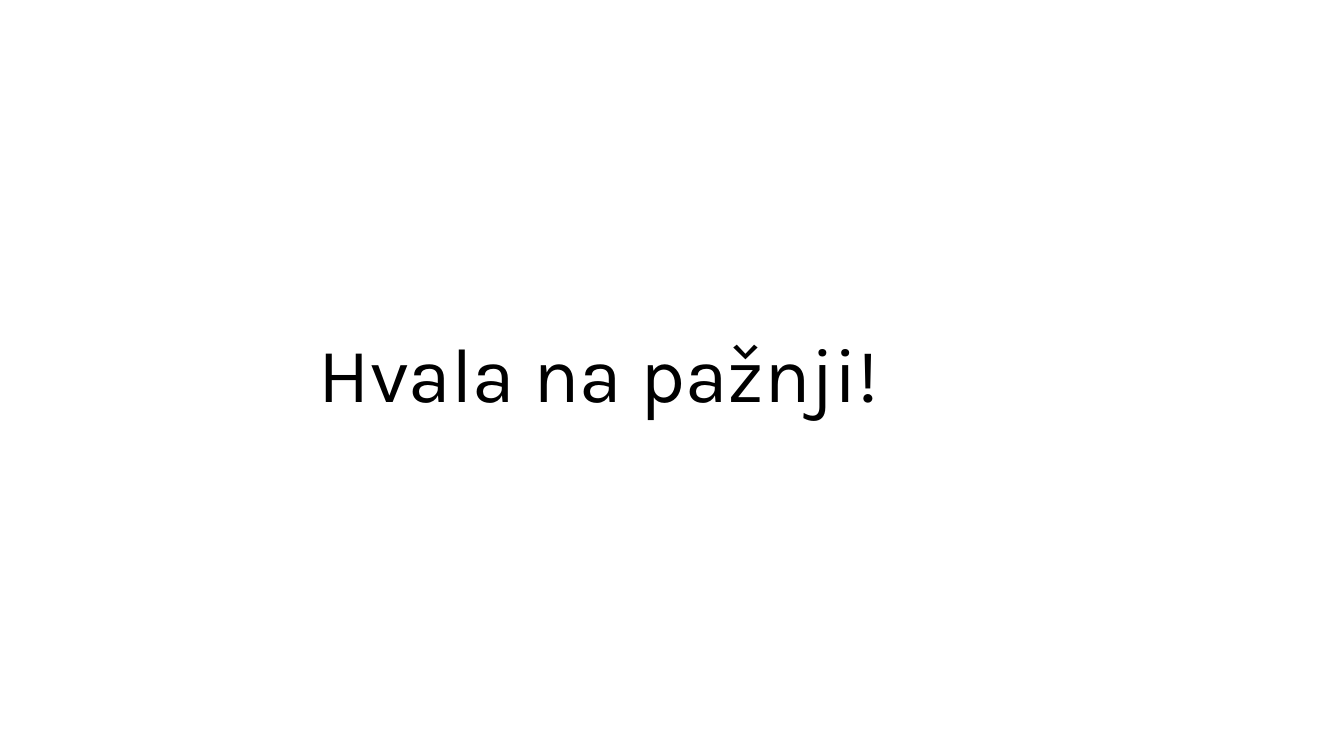
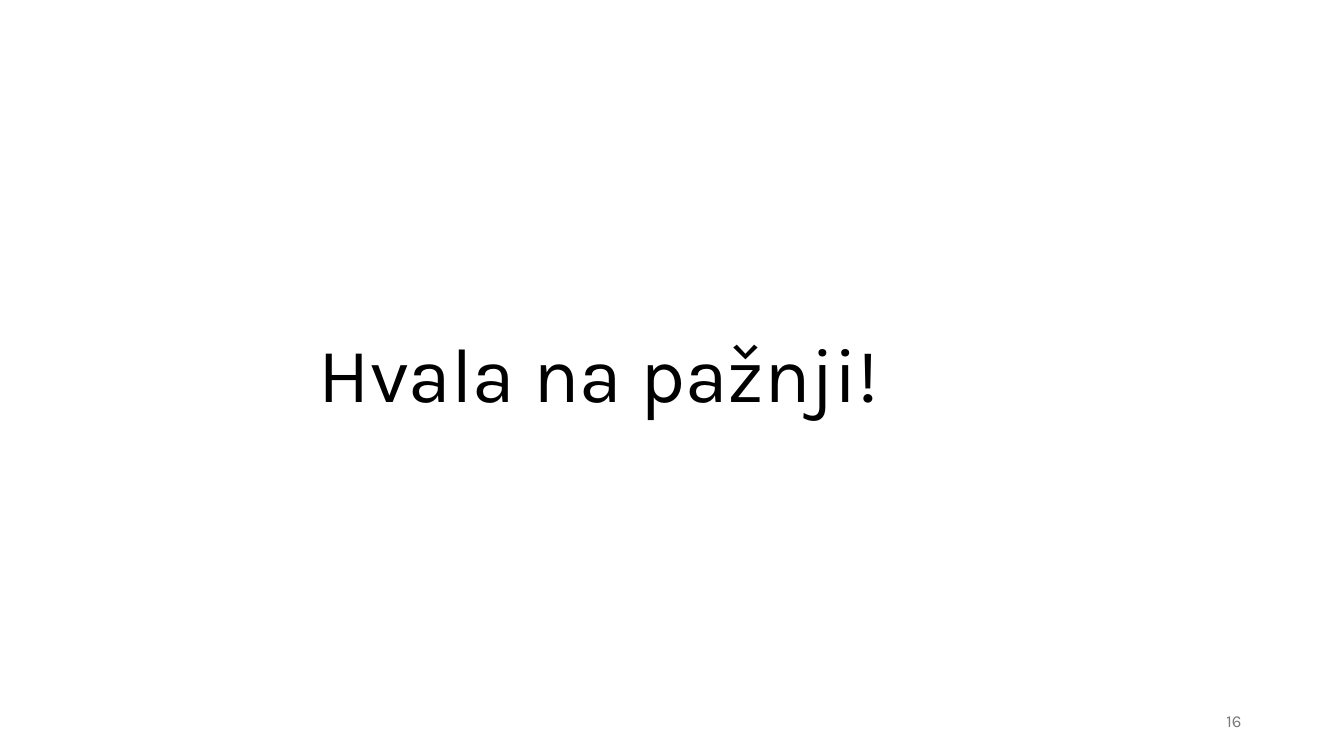
Before and after one commit to IvanDzanija/PortfolioSimulator, a slide deck: slide 16 of Preza.pptx (slide 15 before the commit). Drawn at 1344x756 pixels with LibreOffice and Linux fonts; fonts in the diff are those of the drawing. Boxes give left, top, right and bottom in pixels: in the first picture for what was removed or moved away, otherwise in the second. Text is boxed around its words. In the diff, an @@ line names an element or a change of style, - is before the commit and + after.

```diff
--- a/Preza.pptx
+++ b/Preza.pptx
@@ page number added at [1226,716,1241,727], 12 pt, text #797979 @@
+16
```
Also in this commit, not shown: 12 other slides changed, 2 slides added, 1 slide removed.
